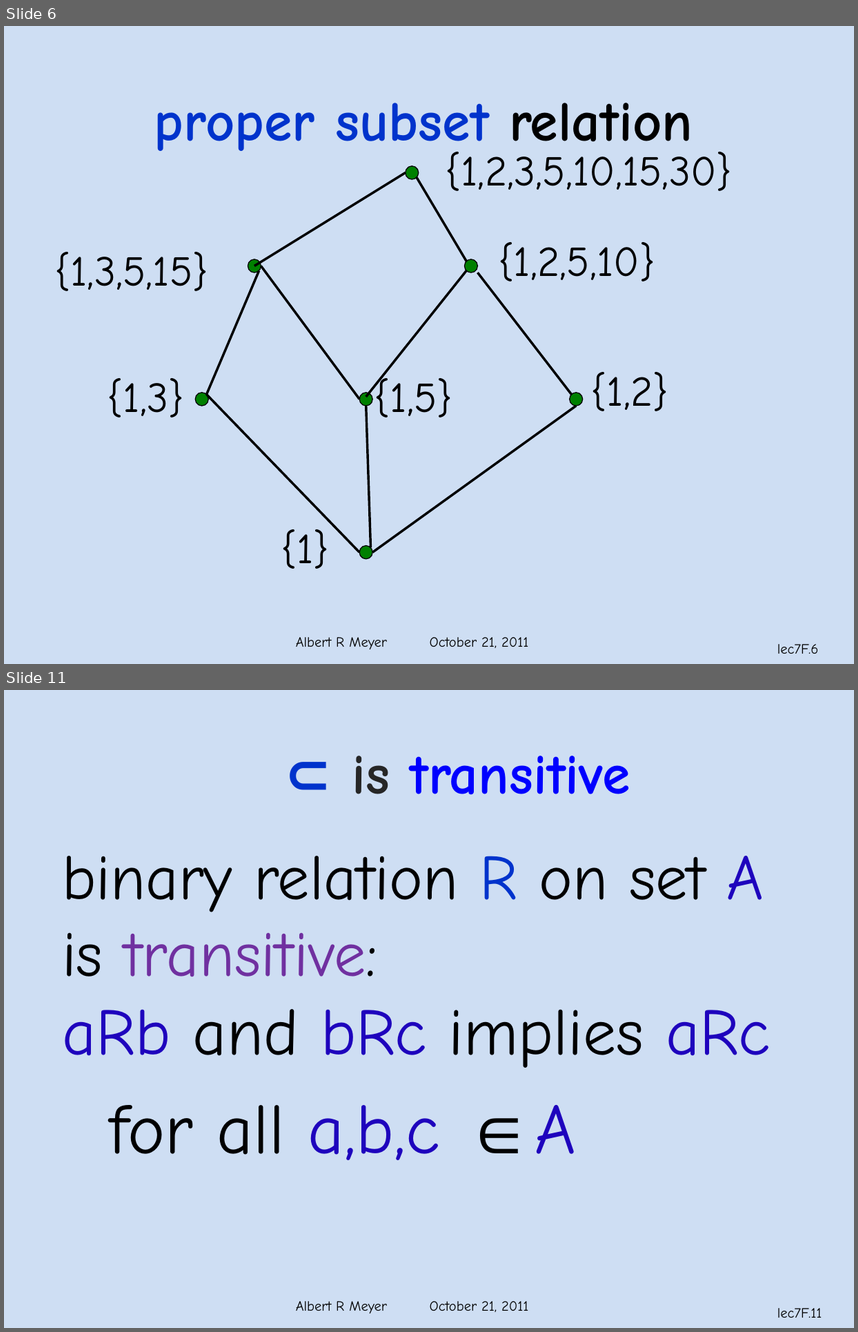
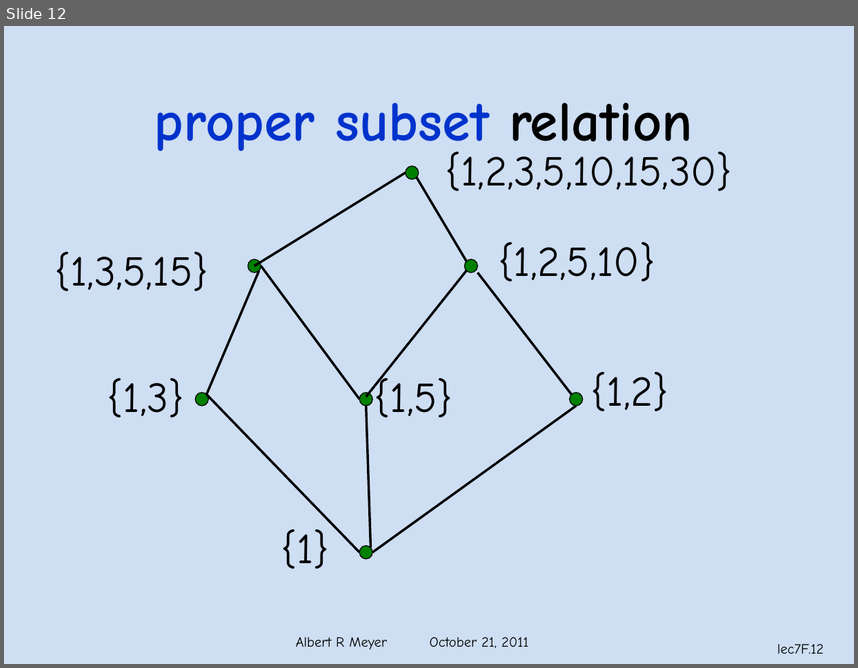
Before and after one commit to armeyer/mcs_web, a slide deck: fall11/slidesF11/slides7f.pptx. Shown one above the other, each under a label of ours: slides 6 and 11 before the commit, slide 12 after it; the slides between them are not shown. The pictures are 858x1332 and 858x668 pixels, drawn with LibreOffice and Linux fonts; fonts in the diff are those of the drawing; background and template pictures are left out. Boxes give left, top, right and bottom in pixels: in the first picture for what was removed or moved away, otherwise in the second. Text is boxed around its words. In the diff, an @@ line names an element or a change of style, - is before the commit and + after.

```diff
--- a/fall11/slidesF11/slides7f.pptx
+++ b/fall11/slidesF11/slides7f.pptx
@@ slide 11 removed at box(4, 690, 854, 1328), background #C6D9F1 at 85% opacity; not listed: 2 template elements that a slide beside it also shows @@
@@ title removed at box(352, 756, 630, 795) @@
-⊂ is transitive
@@ text removed at box(62, 856, 771, 1160) @@
-binary relation R on set A
-is transitive:
-aRb and bRc implies aRc
-for all a,b,c ∈A
@@ what was slide 6 is now slide 12 @@
@@ page number at box(777, 644, 824, 653): text changed @@
-lec7F.6
+lec7F.12
```
Also in this commit, not shown: 4 slides changed, 3 slides added, 3 other slides removed, 1 other file.
